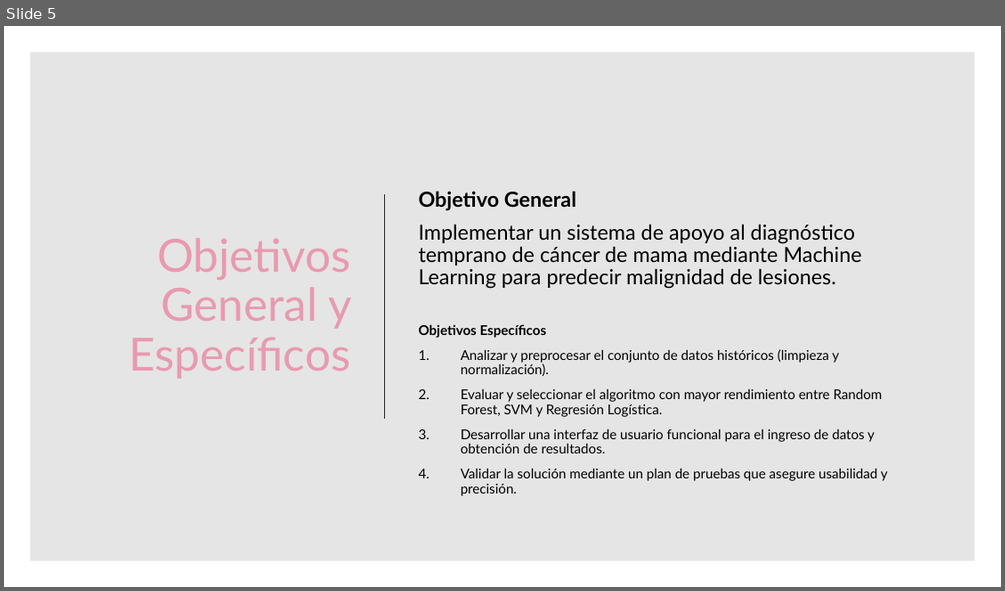
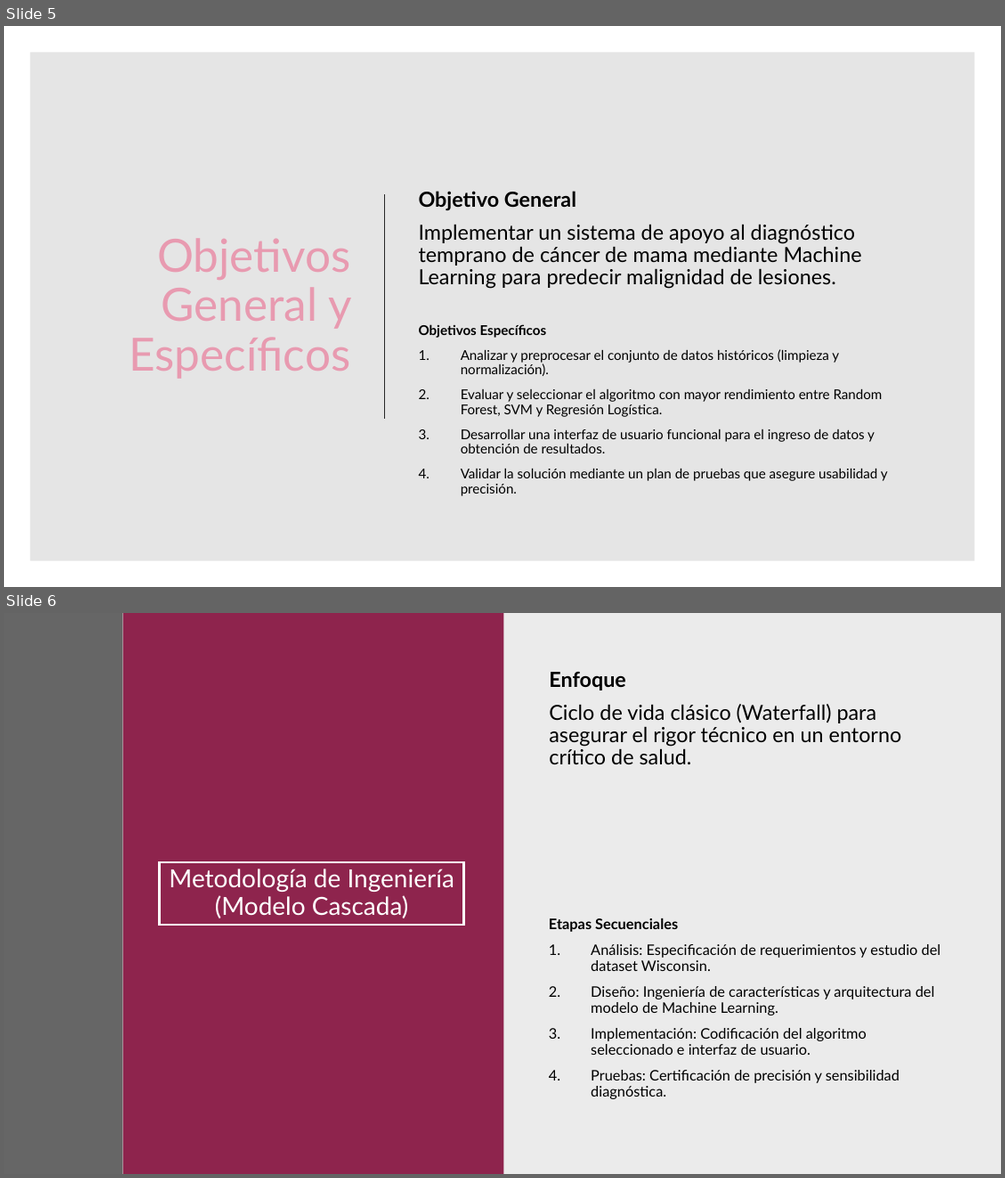
Before and after one commit to sharkz14/Capstone-Karla-Acuna-2026, a slide deck: FASE 1/Evidencias Grupales/Presentacion_Sistema de Apoyo al Diagnóstico Temprano de Cáncer.pptx. Shown one above the other, each under a label of ours: slide 5 before the commit, slides 5 and 6 after it. The pictures are 1005x591 and 1005x1178 pixels, drawn with LibreOffice and Linux fonts; fonts in the diff are those of the drawing. Boxes give left, top, right and bottom in pixels: in the first picture for what was removed or moved away, otherwise in the second. Text is boxed around its words. In the diff, an @@ line names an element or a change of style, - is before the commit and + after.

```diff
--- a/FASE 1/Evidencias Grupales/Presentacion_Sistema de Apoyo al Diagnóstico Temprano de Cáncer.pptx
+++ b/FASE 1/Evidencias Grupales/Presentacion_Sistema de Apoyo al Diagnóstico Temprano de Cáncer.pptx
@@ slide 6 added at [4, 613, 1001, 1174], background #FFFFFF @@
@@ rectangle added at [4, 613, 123, 1174], fill #404040 at 80% opacity @@
@@ rectangle added at [123, 613, 503, 1174], fill #8E244D @@
@@ rectangle added at [502, 613, 1001, 1174], fill #000000 at 8% opacity @@
@@ text added at [549, 672, 902, 764], 20 pt, text #000000 @@
+Enfoque
+Ciclo de vida clásico (Waterfall) para asegurar el rigor técnico en un entorno crítico de salud.
@@ title added at [160, 863, 464, 925], outline #FFFFFF 2 pt, 24 pt, text #FFFFFF @@
+Metodología de Ingeniería (Modelo Cascada)
@@ text added at [549, 918, 941, 1099], 14 pt, text #000000 @@
+Etapas Secuenciales
+1. Análisis: Especificación de requerimientos y estudio del dataset Wisconsin.
+2. Diseño: Ingeniería de características y arquitectura del modelo de Machine Learning.
+3. Implementación: Codificación del algoritmo seleccionado e interfaz de usuario.
+4. Pruebas: Certificación de precisión y sensibilidad diagnóstica.
```
Also in this commit, not shown: 2 slides changed, 1 other slide added, 2 slides removed, 1 other file.
